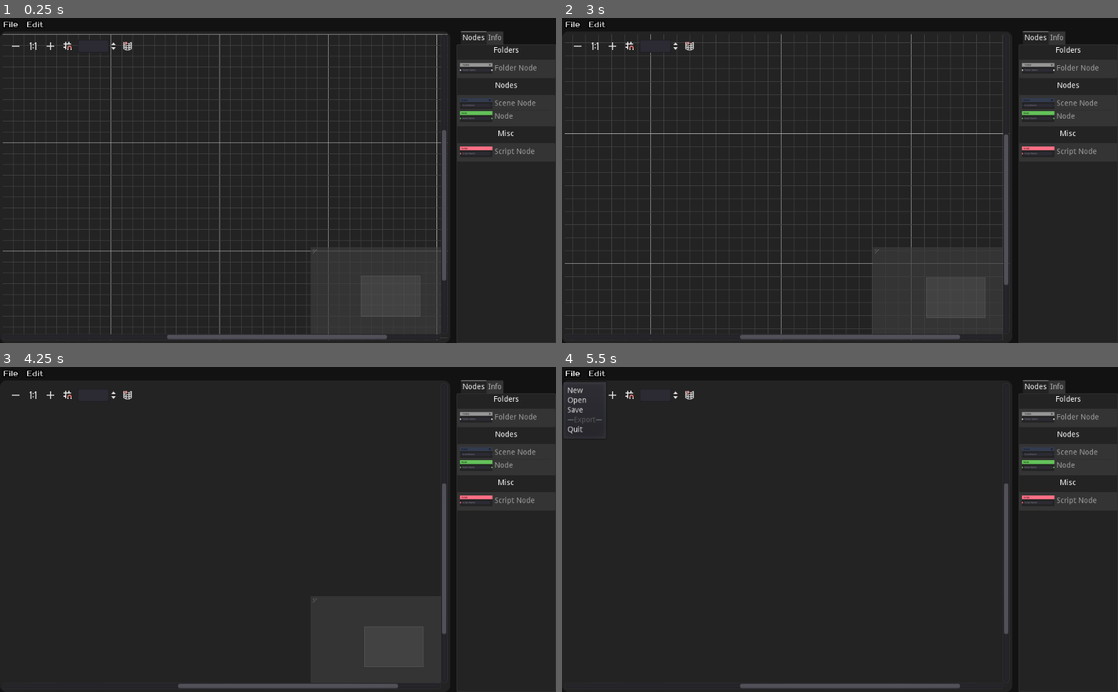
Above: before the commit, frames 1-4 (two rows, left to right).
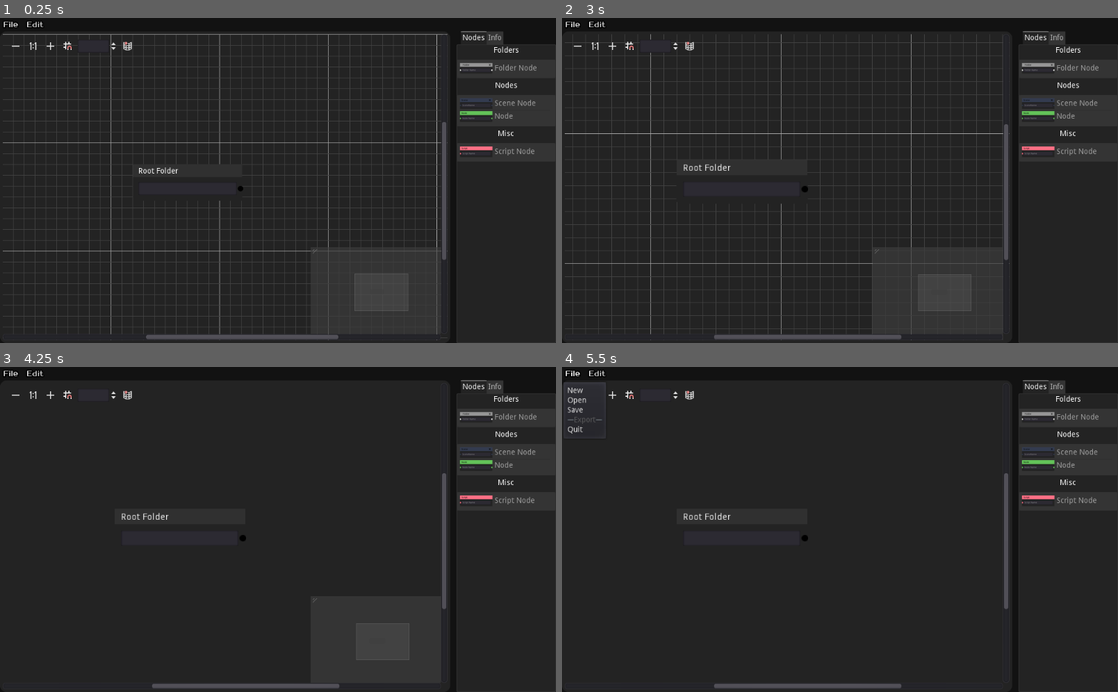
Above: after the commit, the same moments.

Repository: Mercadud/Godot-Project-Planner-Exporter
Game: Godot game, scene res://Scenes/Pages/Main Page.tscn
Same seed, same stepped clock (60 frames per second), same inputs: the game is played once before the commit and once after it.
Inputs (mouse positions are in pixels of both pictures, inside the frame that each line leads up to):
- Up to frame 1 (0.25 s): no input
- Up to frame 2 (3 s): click "File" at 0.5 s; click "Edit" at 1.25 s; click (578, 47) at 2 s; click (612, 47) at 2.75 s
- Up to frame 3 (4.25 s): click (66, 396) at 3.5 s
- Up to frame 4 (5.5 s): click (689, 396) at 4.25 s; click "File" at 5 s

The runs differ from the first frame. In frame 1, 0.4% of the frame differs, in the area x 25-81%, y 32-99%; in frame 2, 0.5%, in the area x 20-81%, y 32-99%; in frame 3, 0.5%; in frame 4, 0.4%.

Commit message:
DRASTICALLY improved load and save

Diff:
--- a/Scenes/nodesInherited/BaseNode.tscn
+++ b/Scenes/nodesInherited/BaseNode.tscn
@@ -1,6 +1,7 @@
 [gd_scene format=2]
 
 [node name="BaseNode" type="GraphNode" groups=[
+"node",
 "update",
 ]]
 margin_right = 201.0
--- a/Scenes/nodesInherited/Folder.tscn
+++ b/Scenes/nodesInherited/Folder.tscn
@@ -9,7 +9,6 @@
 custom_styles/frame = ExtResource( 2 )
 custom_styles/selectedframe = ExtResource( 3 )
 title = "Folder"
-selected = true
 slot/0/left_enabled = true
 slot/0/left_color = Color( 0.588235, 0.588235, 0.588235, 1 )
 slot/0/right_enabled = true
@@ -21,6 +20,6 @@
 margin_top = 33.0
 margin_right = 191.0
 margin_bottom = 57.0
+[connection signal="close_request" from="." to="." method="_on_Folder_close_request"]
 [connection signal="dragged" from="." to="." method="_on_Folder_dragged"]
-[connection signal="focus_entered" from="LineEdit" to="." method="_on_LineEdit_focus_entered"]
 [connection signal="text_changed" from="LineEdit" to="." method="_on_LineEdit_text_changed"]
--- a/Scenes/nodesInherited/Node.tscn
+++ b/Scenes/nodesInherited/Node.tscn
@@ -22,6 +22,6 @@
 margin_top = 33.0
 margin_right = 191.0
 margin_bottom = 57.0
+[connection signal="close_request" from="." to="." method="_on_Node_close_request"]
 [connection signal="dragged" from="." to="." method="_on_Node_dragged"]
-[connection signal="focus_entered" from="LineEdit" to="." method="_on_LineEdit_focus_entered"]
 [connection signal="text_changed" from="LineEdit" to="." method="_on_LineEdit_text_changed"]
--- a/Scenes/nodesInherited/RootFolder.tscn
+++ b/Scenes/nodesInherited/RootFolder.tscn
@@ -21,5 +21,4 @@
 margin_right = 191.0
 margin_bottom = 57.0
 [connection signal="dragged" from="." to="." method="_on_RootFolder_dragged"]
-[connection signal="focus_entered" from="LineEdit" to="." method="_on_LineEdit_focus_entered"]
 [connection signal="text_changed" from="LineEdit" to="." method="_on_LineEdit_text_changed"]
--- a/Scenes/nodesInherited/Scene.tscn
+++ b/Scenes/nodesInherited/Scene.tscn
@@ -22,6 +22,6 @@
 margin_top = 33.0
 margin_right = 191.0
 margin_bottom = 57.0
+[connection signal="close_request" from="." to="." method="_on_Scene_close_request"]
 [connection signal="dragged" from="." to="." method="_on_Scene_dragged"]
-[connection signal="focus_entered" from="LineEdit" to="." method="_on_LineEdit_focus_entered"]
 [connection signal="text_changed" from="LineEdit" to="." method="_on_LineEdit_text_changed"]
--- a/Scenes/nodesInherited/Script.tscn
+++ b/Scenes/nodesInherited/Script.tscn
@@ -19,4 +19,6 @@
 margin_top = 33.0
 margin_right = 191.0
 margin_bottom = 57.0
+[connection signal="close_request" from="." to="." method="_on_Script_close_request"]
+[connection signal="dragged" from="." to="." method="_on_Script_dragged"]
 [connection signal="text_changed" from="LineEdit" to="." method="_on_LineEdit_text_changed"]
--- a/Script/Saver.gd
+++ b/Script/Saver.gd
@@ -10,6 +10,9 @@
 	pass
 
 func save():
+	for nodes in get_tree().get_nodes_in_group("node"):
+		nodes.updateInfo()
+	print(nodeList)
 	var file = File.new()
 	file.open(SaveFileLocation, File.WRITE)
 	file.store_var(nodeList)
--- a/Script/Tree/Nodes/BaseNode.gd
+++ b/Script/Tree/Nodes/BaseNode.gd
@@ -29,7 +29,6 @@
 	if exist:
 		data.nodeList[location]["location"] = info["location"]
 		updateSpecialInfo(location)
-	print(data.nodeList)
 
 
 func updateSpecialInfo(_loc):
--- a/Script/Tree/Nodes/Folder.gd
+++ b/Script/Tree/Nodes/Folder.gd
@@ -11,11 +11,11 @@
 func _on_LineEdit_text_changed(new_text):
 	info["name"] = new_text
 	folderInfo.updateInfoPage()
-	updateInfo()
 
-func _on_LineEdit_focus_entered():
-	selected = true
 
 func _on_Folder_dragged(_from, to):
 	info["location"] = to
-	updateInfo()
+
+
+func _on_Folder_close_request():
+	queue_free()
--- a/Script/Tree/Nodes/Node.gd
+++ b/Script/Tree/Nodes/Node.gd
@@ -12,15 +12,14 @@
 func _on_LineEdit_text_changed(new_text):
 	info["name"] = new_text
 	nodeInfo.updateInfoPage()
-	updateInfo()
 
 func updateNode():
 	$LineEdit.text = info["name"]
 	update()
 
-func _on_LineEdit_focus_entered():
-	selected = true
-
 func _on_Node_dragged(_from, to):
 	info["location"] = to
-	updateInfo()
+
+
+func _on_Node_close_request():
+	queue_free()
--- a/Script/Tree/Nodes/RootFolder.gd
+++ b/Script/Tree/Nodes/RootFolder.gd
@@ -11,11 +11,6 @@
 func _on_LineEdit_text_changed(new_text):
 	info["name"] = new_text
 	folderInfo.updateInfoPage()
-	updateInfo()
-
-func _on_LineEdit_focus_entered():
-	selected = true
 
 func _on_RootFolder_dragged(_from, to):
 	info["location"] = to
-	updateInfo()
--- a/Script/Tree/Nodes/Scene.gd
+++ b/Script/Tree/Nodes/Scene.gd
@@ -6,7 +6,6 @@
 	info["sceneType"] = ""
 	info["scriptAttached"] = null
 	info["nodeName"] = self.name
-	updateInfo()
 
 func updateSpecialInfo(loc):
 	data.nodeList[loc]["sceneType"] = info["sceneType"]
@@ -15,10 +14,10 @@
 func _on_LineEdit_text_changed(new_text):
 	info["name"] = new_text
 	sceneInfo.updateInfoPage()
-	updateInfo()
-
-func _on_LineEdit_focus_entered():
-	selected = true
 
 func _on_Scene_dragged(_from, to):
 	info["location"] = to
+
+
+func _on_Scene_close_request():
+	queue_free()
--- a/Script/Tree/Nodes/Script.gd
+++ b/Script/Tree/Nodes/Script.gd
@@ -15,4 +15,9 @@
 func _on_LineEdit_text_changed(new_text):
 	info["name"] = new_text
 	updateInfoPage()
-	updateInfo()
+
+func _on_Script_dragged(_from, to):
+	info["location"] = to
+
+func _on_Script_close_request():
+	queue_free()
--- a/Script/Tree/editor/GraphEdit.gd
+++ b/Script/Tree/editor/GraphEdit.gd
@@ -6,6 +6,7 @@
 onready var data = $"/root/Saver"
 
 func _ready():
+	spawnNode("RootFolder")
 	updateConnectionList()
 
 func _physics_process(_delta):
@@ -56,6 +57,9 @@
 
 func loadConnections():
 	if data.loadedNewProject == true:
+		###delete all current nodes###
+		for i in get_tree().get_nodes_in_group("node"):
+			i.queue_free()
 		###create all the nodes###
 		for i in data.nodeList.size():
 			if "RootFolder" in data.nodeList[i]["nodeName"]:
@@ -63,7 +67,7 @@
 				var inst = node.instance()
 				add_child(inst)
 				inst.info["id"] = data.nodeList[i]["id"]
-				inst.info["nodeName"] = "RootFolder"
+				inst.info["nodeName"] = inst.name
 				inst.info["isCreated"] = false
 				inst.info["location"] = data.nodeList[i]["location"]
 				inst.info["name"] = data.nodeList[i]["name"]
@@ -74,7 +78,7 @@
 				var inst = node.instance()
 				add_child(inst)
 				inst.info["id"] = data.nodeList[i]["id"]
-				inst.info["nodeName"] = "Folder"
+				inst.info["nodeName"] = inst.name
 				inst.info["isCreated"] = false
 				inst.info["location"] = data.nodeList[i]["location"]
 				inst.info["name"] = data.nodeList[i]["name"]
@@ -85,7 +89,7 @@
 				var inst = node.instance()
 				add_child(inst)
 				inst.info["id"] = data.nodeList[i]["id"]
-				inst.info["nodeName"] = "Scene"
+				inst.info["nodeName"] = inst.name
 				inst.info["isCreated"] = false
 				inst.info["location"] = data.nodeList[i]["location"]
 				inst.info["name"] = data.nodeList[i]["name"]
@@ -98,7 +102,7 @@
 				var inst = node.instance()
 				add_child(inst)
 				inst.info["id"] = data.nodeList[i]["id"]
-				inst.info["nodeName"] = "Node"
+				inst.info["nodeName"] = inst.name
 				inst.info["isCreated"] = false
 				inst.info["location"] = data.nodeList[i]["location"]
 				inst.info["name"] = data.nodeList[i]["name"]
@@ -110,7 +114,7 @@
 				var inst = node.instance()
 				add_child(inst)
 				inst.info["id"] = data.nodeList[i]["id"]
-				inst.info["nodeName"] = "Script"
+				inst.info["nodeName"] = inst.name
 				inst.info["isCreated"] = false
 				inst.info["location"] = data.nodeList[i]["location"]
 				inst.info["name"] = data.nodeList[i]["name"]
@@ -118,13 +122,15 @@
 				inst.info["functions"] = data.nodeList[i]["functions"]
 				nodeCount += 1
 		###move all nodes to location and connect to parents
-		print(str(get_children()) + "REEEEEEEEEEEEEEEEEEEEE" + str(get_child_count()))
 		for i in get_child_count():
-			if i > 2:
+			if get_children()[i] is GraphNode:
 				var node = get_children()
+				node[i].updateNode()
 				node[i].offset = node[i].info["location"]
-				if node[i].info["parentNode"] != null: pass
-#					connect_node(node.info["parentNode"], 0, node.name, 0)
+				if node[i].info["parentNode"] != null:
+					if connect_node(node[i].info["parentNode"], 0, node[i].name, 0) == OK:
+						print("connected " + str(node[i].info["parentNode"] + " and " + str(node[i].name)))
+		data.loadedNewProject = false
 
 func _on_GraphEdit_disconnection_request(from, from_slot, to, to_slot):
 	disconnect_node(from, from_slot, to, to_slot)
